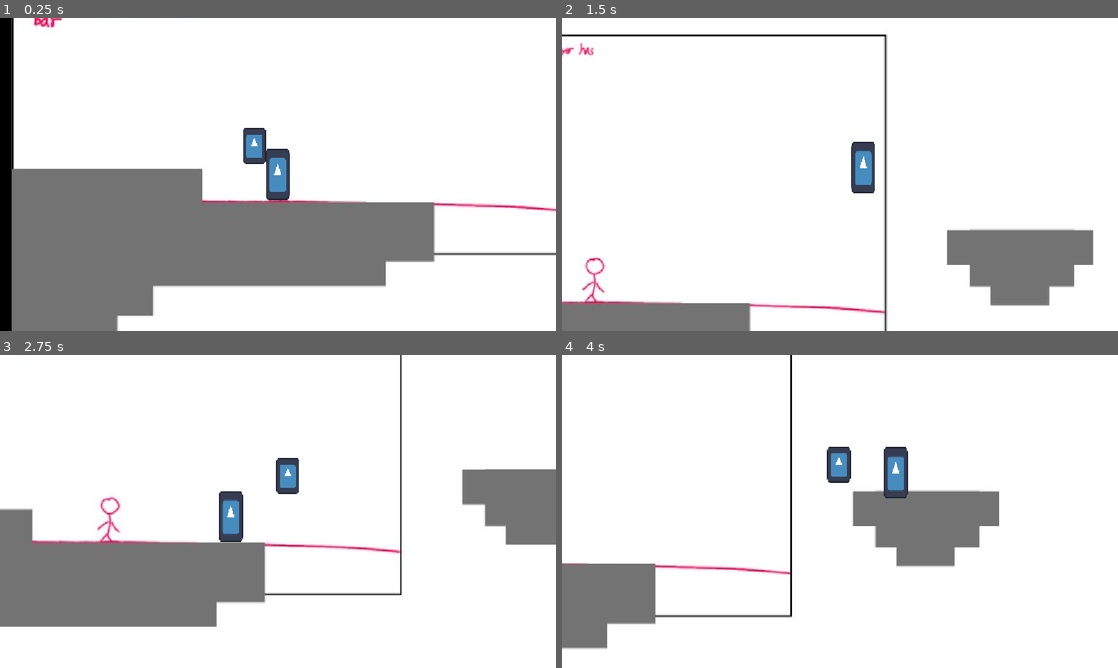
Above: before the commit, frames 1-4 (two rows, left to right).
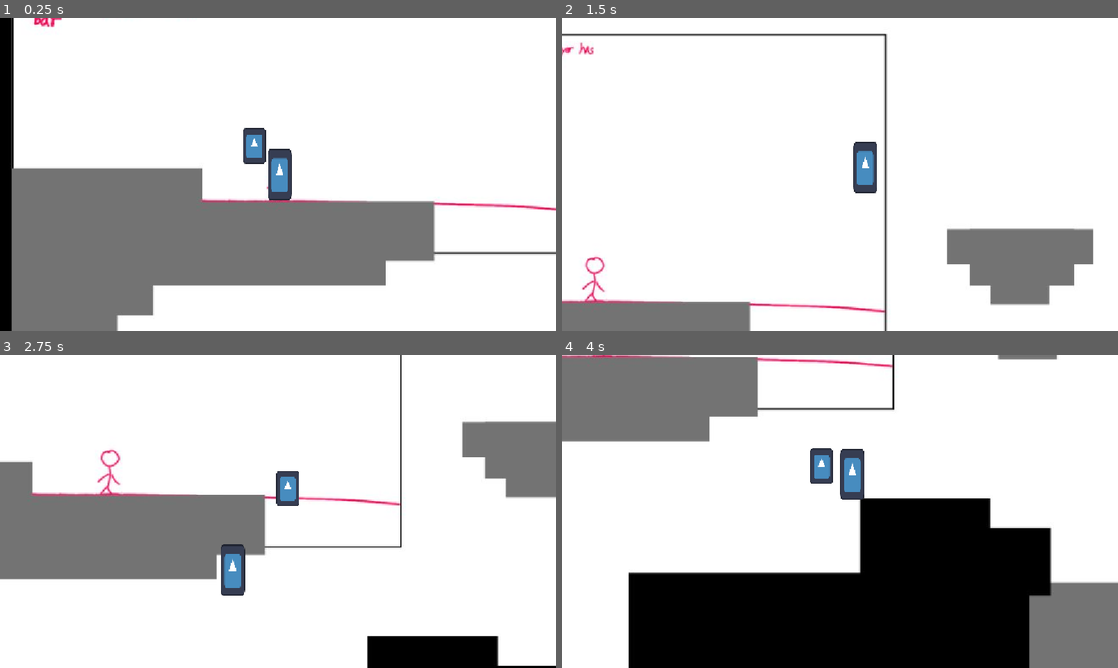
Above: after the commit, the same moments.

Repository: Medcro/GameBijiWIDAI2026
Game: Godot game, scene res://scenes/main.tscn
The game is run twice, just before and just after one commit, with the same random seed, the same clock (stepped at 60 frames per second) and the same inputs. The engine's default icon, where the game draws it, is replaced by a stand-in: a white triangle on a blue panel in a dark square.
Inputs:
- Up to frame 1 (0.25 s): no input
- Up to frame 2 (1.5 s): hold Right (ui_right) from 0.53 s (still down); tap Z (Dash) at 0.6 s; tap C (Jump) at 0.77 s; tap X (Melee) at 1.35 s
- Up to frame 3 (2.75 s): tap C (Jump) at 1.52 s; release Right (ui_right) at 2.03 s; hold Left (ui_left) from 2.03 s (still down); tap Z (Dash) at 2.1 s
- Up to frame 4 (4 s): release Left (ui_left) at 2.78 s; hold Right (ui_right) from 2.78 s (still down); tap X (Melee) at 2.85 s; tap C (Jump) at 3.02, 3.77 s; tap Z (Dash) at 3.6 s

The runs differ from the first frame. In frame 1, 1.5% of the frame differs, in the area x 2-100%, y 0-96%; in frame 2, 2.0%; in frame 3, 24%; in frame 4, 50%, in the area x 0-100%, y 0-100%.

Commit message:
fixed melee hitbox

Diff:
--- a/scenes/player.tscn
+++ b/scenes/player.tscn
@@ -9,18 +9,16 @@
 height = 126.0
 
 [sub_resource type="RectangleShape2D" id="RectangleShape2D_qhqgy"]
-size = Vector2(81.21889, 128.01572)
+size = Vector2(85, 123.99997)
 
 [node name="Player" type="CharacterBody2D"]
 script = ExtResource("1_g2els")
 
 [node name="Sprite2D" type="Sprite2D" parent="."]
-position = Vector2(3.500001, 0)
 scale = Vector2(0.33593753, 1)
 texture = ExtResource("2_qhqgy")
 
 [node name="CollisionShape2D" type="CollisionShape2D" parent="."]
-position = Vector2(3, 0)
 shape = SubResource("CapsuleShape2D_dqkch")
 
 [node name="Dreamcatcher" type="Node2D" parent="."]
@@ -31,7 +29,9 @@
 scale = Vector2(0.21468806, 0.33131456)
 texture = ExtResource("2_qhqgy")
 
-[node name="AttackHitbox" type="CollisionShape2D" parent="."]
-position = Vector2(66, -1)
-scale = Vector2(1, 1.0000002)
+[node name="AttackHitbox" type="Area2D" parent="."]
+
+[node name="CollisionShape2D" type="CollisionShape2D" parent="AttackHitbox"]
+position = Vector2(-65, 0)
 shape = SubResource("RectangleShape2D_qhqgy")
+debug_color = Color(0.9841493, 0.1169771, 0.1114401, 0.41960785)
--- a/scripts/player.gd
+++ b/scripts/player.gd
@@ -146,7 +146,6 @@
 func _set_hitbox_active(active: bool) -> void:
 	if attack_hitbox:
 		for child in attack_hitbox.get_children():
-			if child is CollisionShape2D or child is CollisionPolygon2D:
 				child.set_deferred("disabled", not active)
 
 # placeholder smpe ada animasi
